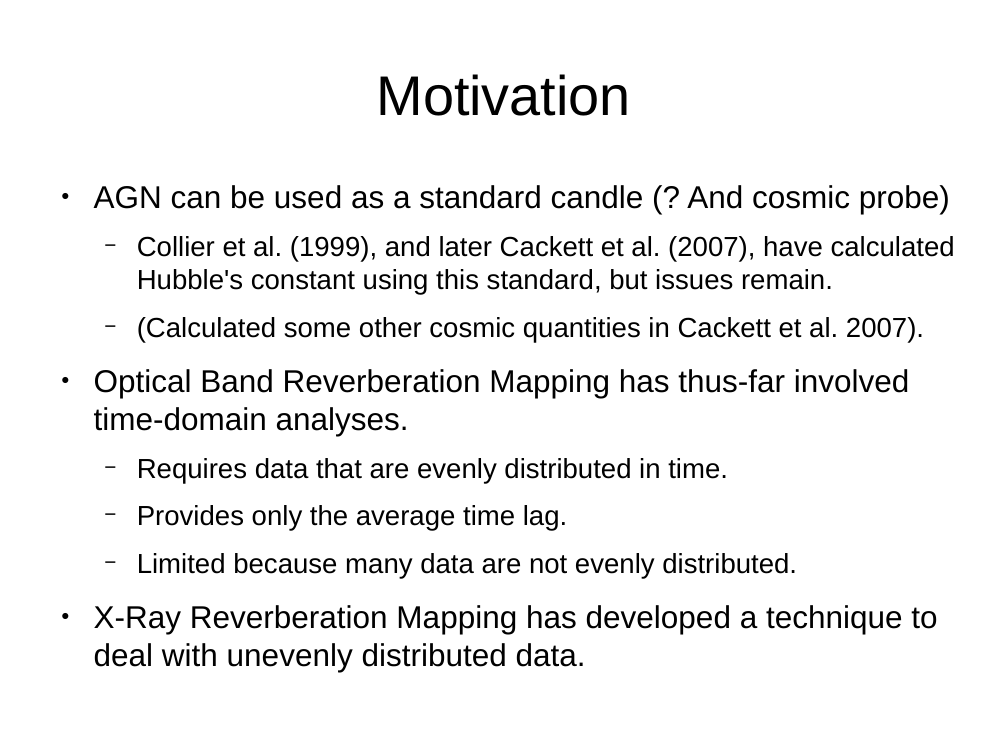
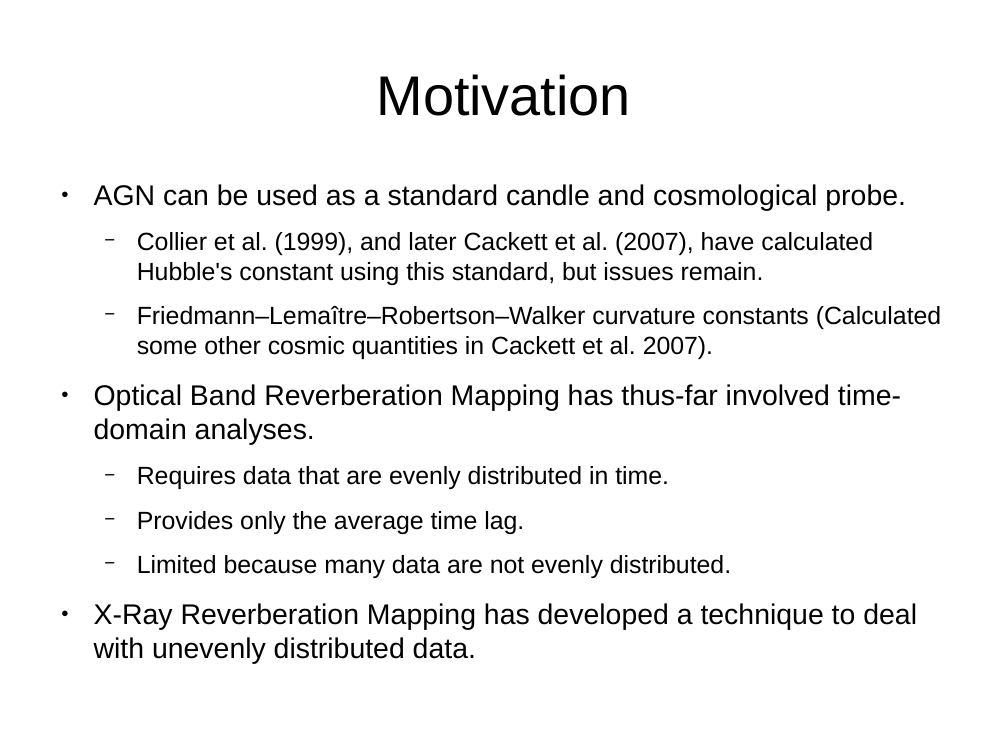
Before and after one commit to othocaes/fourier-agn, a slide deck: slide 5 of pres/intro.odp. Drawn at 1008x756 pixels with LibreOffice and Linux fonts; fonts in the diff are those of the drawing. Boxes give left, top, right and bottom in pixels: in the first picture for what was removed or moved away, otherwise in the second. Text is boxed around its words. In the diff, an @@ line names an element or a change of style, - is before the commit and + after.

```diff
--- a/pres/intro.odp
+++ b/pres/intro.odp
@@ text at bbox=[94, 184, 906, 211]: text changed; size 24.8 to 22.4 pt @@
-● AGN can be used as a standard candle (? And cosmic probe)
+● AGN can be used as a standard candle and cosmological probe.
@@ text at bbox=[94, 232, 917, 630]: size 21.7 to 19.6 pt in "Collier et al. (1999), and later Cackett ...", "Requires data that are evenly distributed in ...", "Provides only the average time lag.", "Limited because many data are not evenly ..."; size 24.8 to 22.4 pt in "Optical Band Reverberation Mapping has thus-far involved ...", "X-Ray Reverberation Mapping has developed a technique ..." @@
@@ text at bbox=[137, 306, 942, 359]: text changed; size 21.7 to 19.6 pt @@
-  − (Calculated some other cosmic quantities in Cackett et al. 2007).
+  − Friedmann–Lemaître–Robertson–Walker curvature constants (Calculated some other cosmic quantities in Cackett et al. 2007).
```
Also in this commit, not shown: 2 other slides changed.
